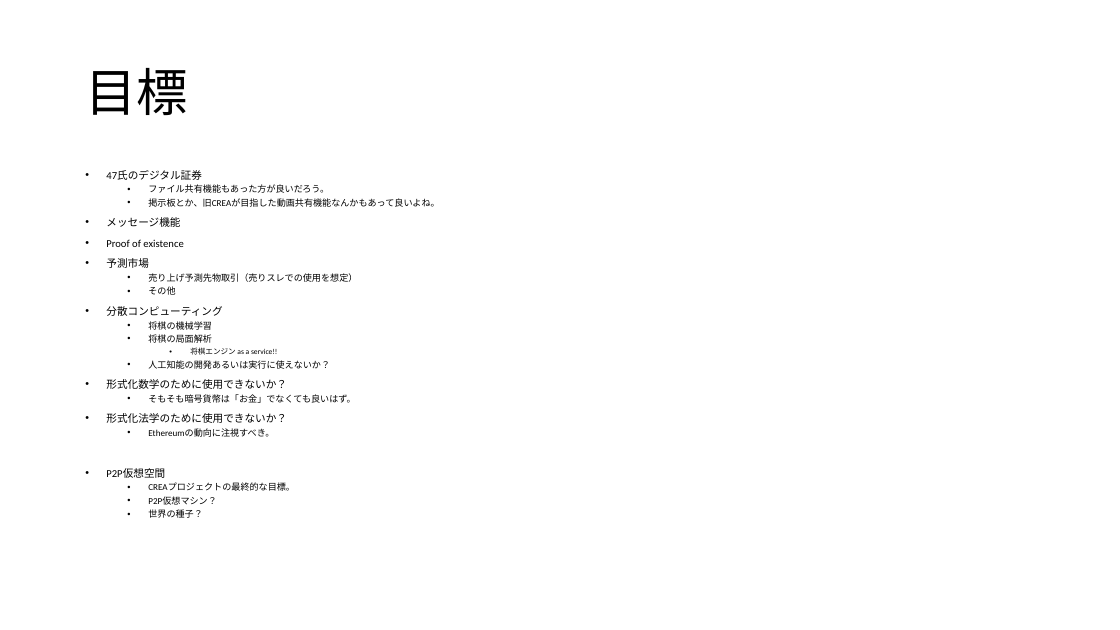
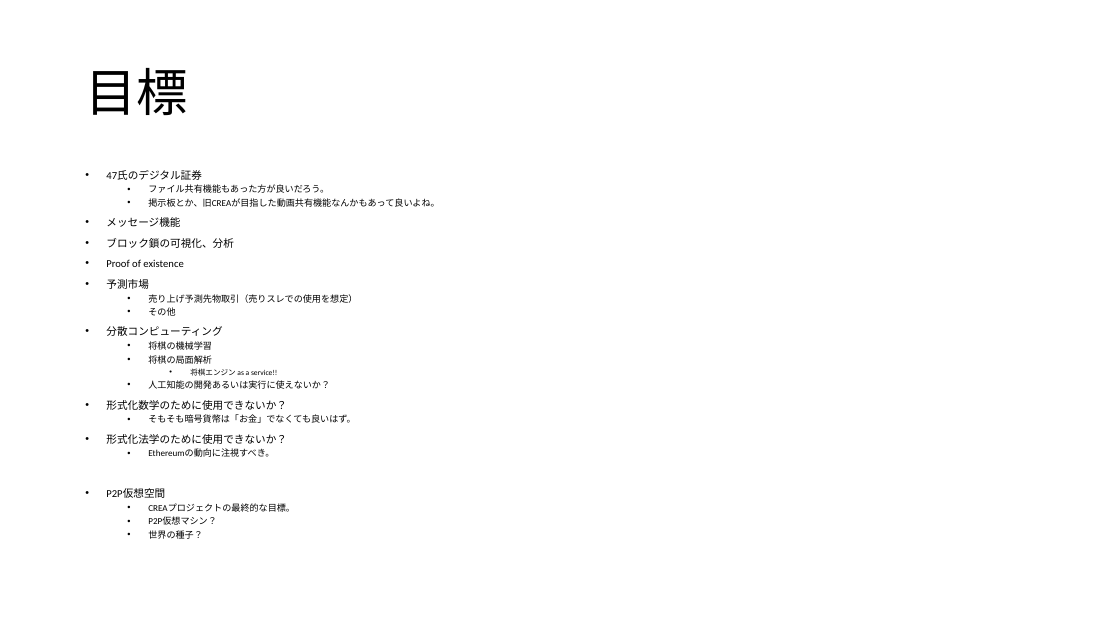
Before and after one commit to pizyumi/CREA, a slide deck: slide 2 of CREA2014/CREACOIN.pptx. Drawn at 1120x630 pixels with LibreOffice and Linux fonts; fonts in the diff are those of the drawing. Boxes give left, top, right and bottom in pixels: in the first picture for what was removed or moved away, otherwise in the second. Text is boxed around its words. In the diff, an @@ line names an element or a change of style, - is before the commit and + after.

```diff
--- a/CREA2014/CREACOIN.pptx
+++ b/CREA2014/CREACOIN.pptx
@@ text at (106, 238, 234, 248): paragraph added @@
+• ブロック鎖の可視化、分析
```
Also in this commit, not shown: 4 other files.
